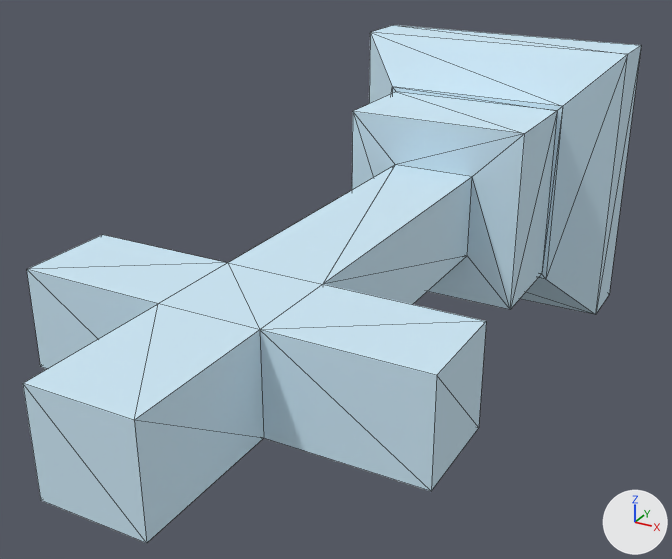
The FBX model Unity Project/Giroux-CAP6117-SANC - crown/Assets/Models/LOD Headstones/PA-403-F.fbx: old version first, new version second.
Rendered twice from a 50 mm camera at (0.424, -1.269, 0.385) aimed at (-0.023, -0.457, -0.021). The axes (+X, +Y, +Z) are drawn at lower right. The lights are the same throughout. The picture after the commit comes second. Mesh edges are drawn as thin lines. Where no turn or scale is listed for an object, it has been applied to the vertices.

In view in the first picture: 'PA-403-F_LOD0'.
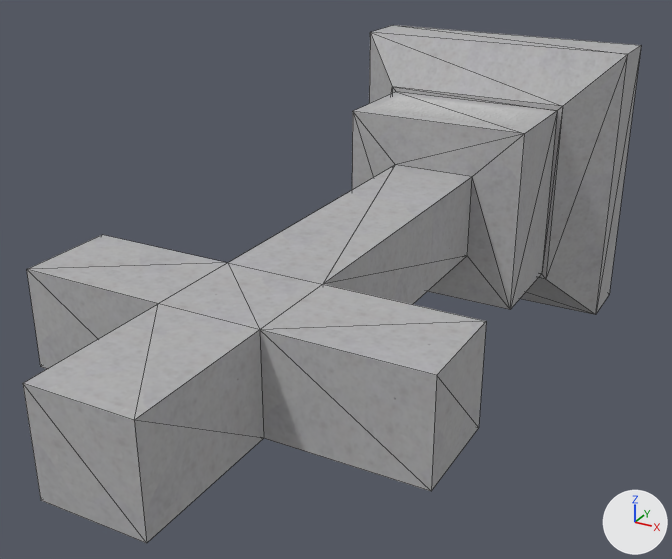
Boxes (x1, y1, x2, y2) around the edits, measured in the pictures (672 x 559 px):
'PA-403-F_LOD0', recoloured (blue to grey)
    both: (23, 25, 641, 543)

The change in detail:
Picture 'B-403-F.png' (img_b_403_f_png) is new.
Material '0.615686_0.811765_0.929412_0.000000_0.120' (mat_0_615686_0_811765_0_929412_0_000000_0_120) is new.
Its texture is img_b_403_f_png.
Its roughness is 0.859.
me_mesh1 has 44 vertices, 84 faces and spans x -0.203..0.203, y -0.869..0.0, z -0.178..0.178.
me_mesh1 no longer uses material mat_0_615686_0_811765_0_929412_0_000000_0_000000 (blue #cee9f7).
me_mesh1 gains material mat_0_615686_0_811765_0_929412_0_000000_0_120 (picture img_b_403_f_png).
